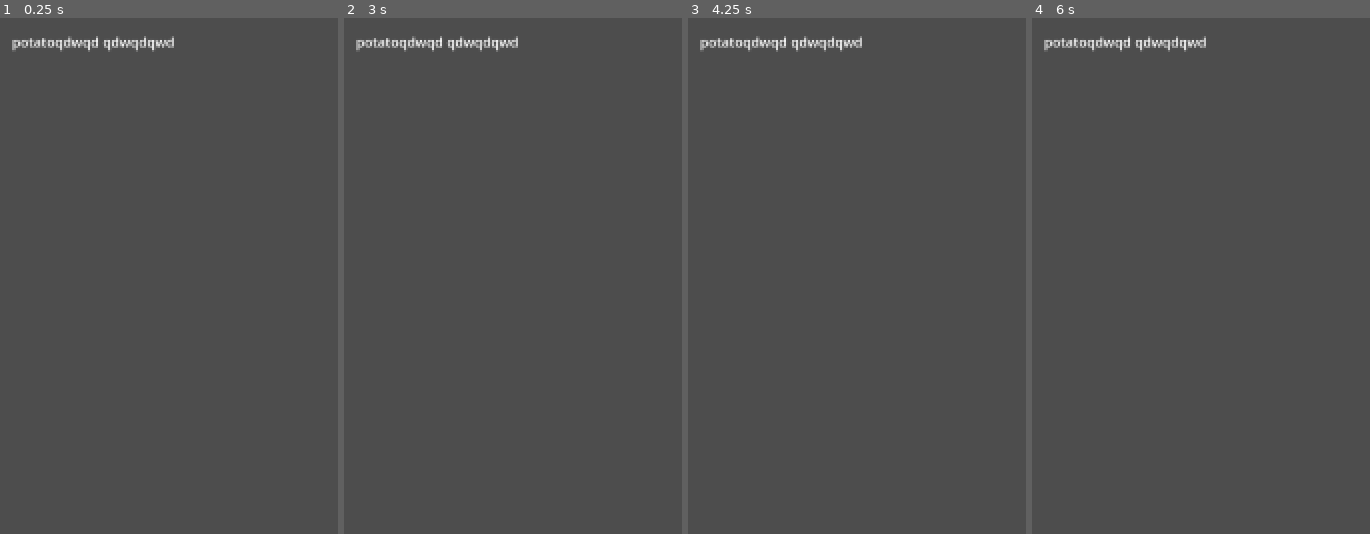
Above: before the commit, frames 1-4 (left to right).
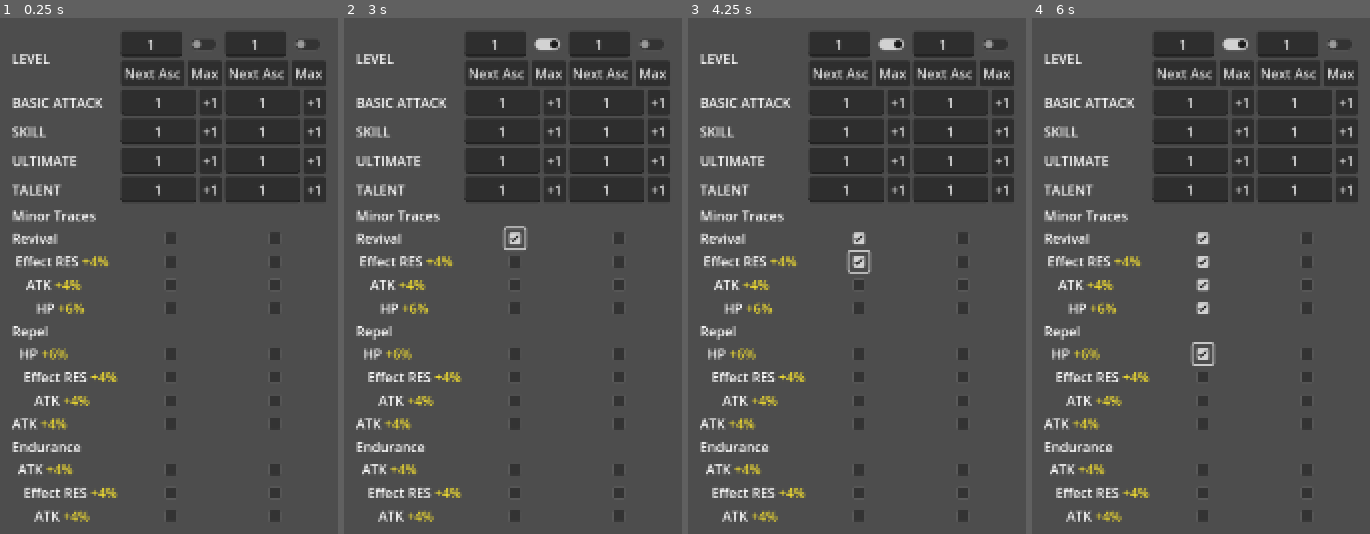
Above: after the commit, the same moments.

Repository: Rydahhhhhh/HoyoPlanner
Game: Godot game, scene res://Scenes/main.tscn
The game is run twice, just before and just after one commit, with the same random seed, the same clock (stepped at 60 frames per second) and the same inputs. The project has no main scene, so this scene is started directly.
Inputs (mouse positions are in pixels of both pictures, inside the frame that each line leads up to):
- Up to frame 1 (0.25 s): no input
- Up to frame 2 (3 s): click (546, 43) at 0.52 s; click (550, 74) at 1.25 s, where only the run after the commit has a clickable "Max"; click (553, 100) at 2 s, where only the run after the commit has a clickable "+1"; click (516, 239) at 2.77 s
- Up to frame 3 (4.25 s): click (860, 260) at 3.52 s
- Up to frame 4 (6 s): click (1204, 286) at 4.27 s; click (1204, 306) at 5.02 s; click (1204, 353) at 5.77 s

The runs differ from the first frame. In frame 1, 21% of the frame differs, in the area x 3-97%, y 2-98%; in frame 2, 21%; in frame 3, 21%; in frame 4, 21%.

Commit message:
Changes

Diff:
--- a/Scenes/main.tscn
+++ b/Scenes/main.tscn
@@ -1,7 +1,18 @@
-[gd_scene load_steps=3 format=3 uid="uid://dhs0i2qtjms88"]
+[gd_scene load_steps=6 format=3 uid="uid://dhs0i2qtjms88"]
 
 [ext_resource type="Script" path="res://Scripts/Scene/main.gd" id="1_5b6jg"]
 [ext_resource type="Script" path="res://Scripts/Global Nodes/EasyGrid.gd" id="2_mclmd"]
+
+[sub_resource type="SystemFont" id="SystemFont_xckqa"]
+font_names = PackedStringArray("Segoe UI")
+font_weight = 600
+
+[sub_resource type="SystemFont" id="SystemFont_ykitf"]
+font_names = PackedStringArray("Segoe UI")
+
+[sub_resource type="SystemFont" id="SystemFont_5wfhp"]
+font_names = PackedStringArray("Segoe UI")
+font_weight = 600
 
 [node name="Main" type="Control"]
 layout_mode = 3
@@ -16,25 +27,601 @@
 [node name="EasyGrid" type="HBoxContainer" parent="."]
 layout_mode = 0
 offset_left = 375.0
-offset_top = 135.0
-offset_right = 436.0
-offset_bottom = 158.0
+offset_top = 134.0
+offset_right = 784.0
+offset_bottom = 764.0
 script = ExtResource("2_mclmd")
 
 [node name="VBoxContainer" type="VBoxContainer" parent="EasyGrid"]
 layout_mode = 2
 
-[node name="Label" type="Label" parent="EasyGrid/VBoxContainer"]
-layout_mode = 2
-text = "potatoqdwqd"
+[node name="Level Row Label" type="Label" parent="EasyGrid/VBoxContainer"]
+custom_minimum_size = Vector2(0, 66)
+layout_mode = 2
+size_flags_horizontal = 0
+theme_override_fonts/font = SubResource("SystemFont_xckqa")
+text = "LEVEL"
+horizontal_alignment = 1
 vertical_alignment = 1
 
+[node name="BasicAttack Row Label" type="Label" parent="EasyGrid/VBoxContainer"]
+custom_minimum_size = Vector2(0, 31)
+layout_mode = 2
+size_flags_horizontal = 0
+theme_override_fonts/font = SubResource("SystemFont_xckqa")
+text = "BASIC ATTACK"
+horizontal_alignment = 1
+vertical_alignment = 1
+
+[node name="Skill Row Label" type="Label" parent="EasyGrid/VBoxContainer"]
+custom_minimum_size = Vector2(0, 31)
+layout_mode = 2
+size_flags_horizontal = 0
+theme_override_fonts/font = SubResource("SystemFont_xckqa")
+text = "SKILL"
+horizontal_alignment = 1
+vertical_alignment = 1
+
+[node name="Ultimate Row Label" type="Label" parent="EasyGrid/VBoxContainer"]
+custom_minimum_size = Vector2(0, 31)
+layout_mode = 2
+size_flags_horizontal = 0
+theme_override_fonts/font = SubResource("SystemFont_xckqa")
+text = "ULTIMATE"
+horizontal_alignment = 1
+vertical_alignment = 1
+
+[node name="Talent Row Label" type="Label" parent="EasyGrid/VBoxContainer"]
+custom_minimum_size = Vector2(0, 31)
+layout_mode = 2
+size_flags_horizontal = 0
+theme_override_fonts/font = SubResource("SystemFont_xckqa")
+text = "TALENT"
+horizontal_alignment = 1
+vertical_alignment = 1
+
+[node name="Minor Traces" type="RichTextLabel" parent="EasyGrid/VBoxContainer"]
+custom_minimum_size = Vector2(0, 23)
+layout_mode = 2
+size_flags_horizontal = 0
+size_flags_vertical = 4
+theme_override_fonts/normal_font = SubResource("SystemFont_ykitf")
+theme_override_fonts/bold_font = SubResource("SystemFont_5wfhp")
+bbcode_enabled = true
+text = "Minor Traces
+"
+fit_content = true
+scroll_active = false
+autowrap_mode = 0
+
+[node name="Passive 1" type="RichTextLabel" parent="EasyGrid/VBoxContainer"]
+clip_contents = false
+custom_minimum_size = Vector2(0, 24)
+layout_mode = 2
+size_flags_horizontal = 0
+size_flags_vertical = 4
+theme_override_fonts/normal_font = SubResource("SystemFont_ykitf")
+theme_override_fonts/bold_font = SubResource("SystemFont_5wfhp")
+bbcode_enabled = true
+text = "[b]Revival"
+fit_content = true
+scroll_active = false
+autowrap_mode = 0
+
+[node name="SubStat1" type="RichTextLabel" parent="EasyGrid/VBoxContainer"]
+custom_minimum_size = Vector2(117, 24)
+layout_mode = 2
+size_flags_horizontal = 0
+size_flags_vertical = 4
+theme_override_fonts/normal_font = SubResource("SystemFont_ykitf")
+theme_override_fonts/bold_font = SubResource("SystemFont_5wfhp")
+bbcode_enabled = true
+text = "[right]Effect RES [color=efdb32]+4%"
+fit_content = true
+scroll_active = false
+autowrap_mode = 0
+
+[node name="SubStat2" type="RichTextLabel" parent="EasyGrid/VBoxContainer"]
+custom_minimum_size = Vector2(84, 24)
+layout_mode = 2
+size_flags_horizontal = 0
+size_flags_vertical = 4
+theme_override_fonts/normal_font = SubResource("SystemFont_ykitf")
+theme_override_fonts/bold_font = SubResource("SystemFont_5wfhp")
+bbcode_enabled = true
+text = "[right]ATK [color=efdb32]+4%"
+fit_content = true
+scroll_active = false
+autowrap_mode = 0
+
+[node name="SubStat3" type="RichTextLabel" parent="EasyGrid/VBoxContainer"]
+custom_minimum_size = Vector2(88, 24)
+layout_mode = 2
+size_flags_horizontal = 0
+size_flags_vertical = 4
+theme_override_fonts/normal_font = SubResource("SystemFont_ykitf")
+theme_override_fonts/bold_font = SubResource("SystemFont_5wfhp")
+bbcode_enabled = true
+text = "[right]HP [color=efdb32]+6%"
+fit_content = true
+scroll_active = false
+autowrap_mode = 0
+
+[node name="Passive2" type="RichTextLabel" parent="EasyGrid/VBoxContainer"]
+custom_minimum_size = Vector2(0, 23)
+layout_mode = 2
+size_flags_horizontal = 0
+size_flags_vertical = 4
+theme_override_fonts/normal_font = SubResource("SystemFont_ykitf")
+theme_override_fonts/bold_font = SubResource("SystemFont_5wfhp")
+bbcode_enabled = true
+text = "[b]Repel"
+fit_content = true
+scroll_active = false
+autowrap_mode = 0
+
+[node name="SubStat4" type="RichTextLabel" parent="EasyGrid/VBoxContainer"]
+custom_minimum_size = Vector2(68, 24)
+layout_mode = 2
+size_flags_horizontal = 0
+size_flags_vertical = 4
+theme_override_fonts/normal_font = SubResource("SystemFont_ykitf")
+theme_override_fonts/bold_font = SubResource("SystemFont_5wfhp")
+bbcode_enabled = true
+text = "[right]HP [color=efdb32]+6%"
+fit_content = true
+scroll_active = false
+autowrap_mode = 0
+
+[node name="SubStat5" type="RichTextLabel" parent="EasyGrid/VBoxContainer"]
+custom_minimum_size = Vector2(127, 24)
+layout_mode = 2
+size_flags_horizontal = 0
+size_flags_vertical = 4
+theme_override_fonts/normal_font = SubResource("SystemFont_ykitf")
+theme_override_fonts/bold_font = SubResource("SystemFont_5wfhp")
+bbcode_enabled = true
+text = "[right]Effect RES [color=efdb32]+4%"
+fit_content = true
+scroll_active = false
+autowrap_mode = 0
+
+[node name="SubStat6" type="RichTextLabel" parent="EasyGrid/VBoxContainer"]
+custom_minimum_size = Vector2(94, 24)
+layout_mode = 2
+size_flags_horizontal = 0
+size_flags_vertical = 4
+theme_override_fonts/normal_font = SubResource("SystemFont_ykitf")
+theme_override_fonts/bold_font = SubResource("SystemFont_5wfhp")
+bbcode_enabled = true
+text = "[right]ATK [color=efdb32]+4%"
+fit_content = true
+scroll_active = false
+autowrap_mode = 0
+
+[node name="SubStat7" type="RichTextLabel" parent="EasyGrid/VBoxContainer"]
+custom_minimum_size = Vector2(0, 24)
+layout_mode = 2
+size_flags_horizontal = 0
+size_flags_vertical = 4
+theme_override_fonts/normal_font = SubResource("SystemFont_ykitf")
+theme_override_fonts/bold_font = SubResource("SystemFont_5wfhp")
+bbcode_enabled = true
+text = "[right]ATK [color=efdb32]+4%"
+fit_content = true
+scroll_active = false
+autowrap_mode = 0
+
+[node name="Passive3" type="RichTextLabel" parent="EasyGrid/VBoxContainer"]
+custom_minimum_size = Vector2(0, 23)
+layout_mode = 2
+size_flags_horizontal = 0
+size_flags_vertical = 4
+theme_override_fonts/normal_font = SubResource("SystemFont_ykitf")
+theme_override_fonts/bold_font = SubResource("SystemFont_5wfhp")
+bbcode_enabled = true
+text = "[b]Endurance"
+fit_content = true
+scroll_active = false
+autowrap_mode = 0
+
+[node name="SubStat8" type="RichTextLabel" parent="EasyGrid/VBoxContainer"]
+custom_minimum_size = Vector2(74, 24)
+layout_mode = 2
+size_flags_horizontal = 0
+size_flags_vertical = 4
+theme_override_fonts/normal_font = SubResource("SystemFont_ykitf")
+theme_override_fonts/bold_font = SubResource("SystemFont_5wfhp")
+bbcode_enabled = true
+text = "[right]ATK [color=efdb32]+4%"
+fit_content = true
+scroll_active = false
+autowrap_mode = 0
+
+[node name="SubStat9" type="RichTextLabel" parent="EasyGrid/VBoxContainer"]
+custom_minimum_size = Vector2(127, 24)
+layout_mode = 2
+size_flags_horizontal = 0
+size_flags_vertical = 4
+theme_override_fonts/normal_font = SubResource("SystemFont_ykitf")
+theme_override_fonts/bold_font = SubResource("SystemFont_5wfhp")
+bbcode_enabled = true
+text = "[right]Effect RES [color=efdb32]+4%"
+fit_content = true
+scroll_active = false
+autowrap_mode = 0
+
+[node name="SubStat10" type="RichTextLabel" parent="EasyGrid/VBoxContainer"]
+custom_minimum_size = Vector2(94, 24)
+layout_mode = 2
+size_flags_horizontal = 0
+size_flags_vertical = 4
+theme_override_fonts/normal_font = SubResource("SystemFont_ykitf")
+theme_override_fonts/bold_font = SubResource("SystemFont_5wfhp")
+bbcode_enabled = true
+text = "[right]ATK [color=efdb32]+4%"
+fit_content = true
+scroll_active = false
+autowrap_mode = 0
+
 [node name="VBoxContainer2" type="VBoxContainer" parent="EasyGrid"]
 layout_mode = 2
 
-[node name="Label" type="Label" parent="EasyGrid/VBoxContainer2"]
-layout_mode = 2
-text = "qdwqdqwd"
+[node name="LevelSelect" type="VBoxContainer" parent="EasyGrid/VBoxContainer2"]
+custom_minimum_size = Vector2(0, 66)
+layout_mode = 2
+size_flags_horizontal = 5
+
+[node name="LevelSelectRow1" type="HBoxContainer" parent="EasyGrid/VBoxContainer2/LevelSelect"]
+layout_mode = 2
+
+[node name="LevelSelectInput" type="LineEdit" parent="EasyGrid/VBoxContainer2/LevelSelect/LevelSelectRow1"]
+layout_mode = 2
+size_flags_horizontal = 3
+text = "1"
+alignment = 1
+
+[node name="LevelSelectAscCheckBtn" type="CheckButton" parent="EasyGrid/VBoxContainer2/LevelSelect/LevelSelectRow1"]
+layout_mode = 2
+
+[node name="LevelSelectRow2" type="HBoxContainer" parent="EasyGrid/VBoxContainer2/LevelSelect"]
+layout_mode = 2
+
+[node name="LevelSelectNextAsc" type="Button" parent="EasyGrid/VBoxContainer2/LevelSelect/LevelSelectRow2"]
+layout_mode = 2
+size_flags_horizontal = 3
+text = "Next Asc"
+
+[node name="LevelSelectMax" type="Button" parent="EasyGrid/VBoxContainer2/LevelSelect/LevelSelectRow2"]
+layout_mode = 2
+size_flags_horizontal = 3
+text = "Max"
+
+[node name="LevelSelectHover" type="Button" parent="EasyGrid/VBoxContainer2/LevelSelect/LevelSelectRow2"]
+visible = false
+layout_mode = 2
+size_flags_horizontal = 3
+text = "Hover"
+
+[node name="LevelSelect Container2" type="VBoxContainer" parent="EasyGrid/VBoxContainer2"]
+custom_minimum_size = Vector2(0, 31)
+layout_mode = 2
+size_flags_horizontal = 5
+
+[node name="VBoxContainer" type="HBoxContainer" parent="EasyGrid/VBoxContainer2/LevelSelect Container2"]
+layout_mode = 2
+
+[node name="LineEdit" type="LineEdit" parent="EasyGrid/VBoxContainer2/LevelSelect Container2/VBoxContainer"]
+layout_mode = 2
+size_flags_horizontal = 3
+text = "1"
+alignment = 1
+
+[node name="CheckButton" type="Button" parent="EasyGrid/VBoxContainer2/LevelSelect Container2/VBoxContainer"]
+layout_mode = 2
+text = "+1"
+
+[node name="LevelSelect Container3" type="VBoxContainer" parent="EasyGrid/VBoxContainer2"]
+custom_minimum_size = Vector2(0, 31)
+layout_mode = 2
+size_flags_horizontal = 5
+
+[node name="VBoxContainer" type="HBoxContainer" parent="EasyGrid/VBoxContainer2/LevelSelect Container3"]
+layout_mode = 2
+
+[node name="LineEdit" type="LineEdit" parent="EasyGrid/VBoxContainer2/LevelSelect Container3/VBoxContainer"]
+layout_mode = 2
+size_flags_horizontal = 3
+text = "1"
+alignment = 1
+
+[node name="CheckButton" type="Button" parent="EasyGrid/VBoxContainer2/LevelSelect Container3/VBoxContainer"]
+layout_mode = 2
+text = "+1"
+
+[node name="LevelSelect Container4" type="VBoxContainer" parent="EasyGrid/VBoxContainer2"]
+custom_minimum_size = Vector2(0, 31)
+layout_mode = 2
+size_flags_horizontal = 5
+
+[node name="VBoxContainer" type="HBoxContainer" parent="EasyGrid/VBoxContainer2/LevelSelect Container4"]
+layout_mode = 2
+
+[node name="LineEdit" type="LineEdit" parent="EasyGrid/VBoxContainer2/LevelSelect Container4/VBoxContainer"]
+layout_mode = 2
+size_flags_horizontal = 3
+text = "1"
+alignment = 1
+
+[node name="CheckButton" type="Button" parent="EasyGrid/VBoxContainer2/LevelSelect Container4/VBoxContainer"]
+layout_mode = 2
+text = "+1"
+
+[node name="LevelSelect Container5" type="VBoxContainer" parent="EasyGrid/VBoxContainer2"]
+custom_minimum_size = Vector2(0, 31)
+layout_mode = 2
+size_flags_horizontal = 5
+
+[node name="VBoxContainer" type="HBoxContainer" parent="EasyGrid/VBoxContainer2/LevelSelect Container5"]
+layout_mode = 2
+
+[node name="LineEdit" type="LineEdit" parent="EasyGrid/VBoxContainer2/LevelSelect Container5/VBoxContainer"]
+layout_mode = 2
+size_flags_horizontal = 3
+text = "1"
+alignment = 1
+
+[node name="CheckButton" type="Button" parent="EasyGrid/VBoxContainer2/LevelSelect Container5/VBoxContainer"]
+layout_mode = 2
+text = "+1"
+
+[node name="Spacing" type="Control" parent="EasyGrid/VBoxContainer2"]
+custom_minimum_size = Vector2(0, 23)
+layout_mode = 2
+size_flags_horizontal = 4
+
+[node name="CheckBox" type="CheckBox" parent="EasyGrid/VBoxContainer2"]
+custom_minimum_size = Vector2(0, 24)
+layout_mode = 2
+size_flags_horizontal = 4
+icon_alignment = 1
+
+[node name="CheckBox2" type="CheckBox" parent="EasyGrid/VBoxContainer2"]
+custom_minimum_size = Vector2(0, 24)
+layout_mode = 2
+size_flags_horizontal = 4
+icon_alignment = 1
+
+[node name="CheckBox3" type="CheckBox" parent="EasyGrid/VBoxContainer2"]
+custom_minimum_size = Vector2(0, 24)
+layout_mode = 2
+size_flags_horizontal = 4
+icon_alignment = 1
+
+[node name="CheckBox11" type="CheckBox" parent="EasyGrid/VBoxContainer2"]
+custom_minimum_size = Vector2(0, 24)
+layout_mode = 2
+size_flags_horizontal = 4
+icon_alignment = 1
+
+[node name="Spacing2" type="Control" parent="EasyGrid/VBoxContainer2"]
+custom_minimum_size = Vector2(0, 23)
+layout_mode = 2
+size_flags_horizontal = 4
+
+[node name="CheckBox4" type="CheckBox" parent="EasyGrid/VBoxContainer2"]
+custom_minimum_size = Vector2(0, 24)
+layout_mode = 2
+size_flags_horizontal = 4
+
+[node name="CheckBox5" type="CheckBox" parent="EasyGrid/VBoxContainer2"]
+custom_minimum_size = Vector2(0, 24)
+layout_mode = 2
+size_flags_horizontal = 4
+
+[node name="CheckBox6" type="CheckBox" parent="EasyGrid/VBoxContainer2"]
+custom_minimum_size = Vector2(0, 24)
+layout_mode = 2
+size_flags_horizontal = 4
+
+[node name="CheckBox7" type="CheckBox" parent="EasyGrid/VBoxContainer2"]
+custom_minimum_size = Vector2(0, 24)
+layout_mode = 2
+size_flags_horizontal = 4
+
+[node name="Control3" type="Control" parent="EasyGrid/VBoxContainer2"]
+custom_minimum_size = Vector2(0, 23)
+layout_mode = 2
+size_flags_horizontal = 4
+
+[node name="CheckBox8" type="CheckBox" parent="EasyGrid/VBoxContainer2"]
+custom_minimum_size = Vector2(0, 24)
+layout_mode = 2
+size_flags_horizontal = 4
+
+[node name="CheckBox9" type="CheckBox" parent="EasyGrid/VBoxContainer2"]
+custom_minimum_size = Vector2(0, 24)
+layout_mode = 2
+size_flags_horizontal = 4
+
+[node name="CheckBox10" type="CheckBox" parent="EasyGrid/VBoxContainer2"]
+custom_minimum_size = Vector2(0, 24)
+layout_mode = 2
+size_flags_horizontal = 4
 
 [node name="VBoxContainer3" type="VBoxContainer" parent="EasyGrid"]
 layout_mode = 2
+
+[node name="LevelSelect" type="VBoxContainer" parent="EasyGrid/VBoxContainer3"]
+custom_minimum_size = Vector2(0, 66)
+layout_mode = 2
+
+[node name="LevelSelectRow1" type="HBoxContainer" parent="EasyGrid/VBoxContainer3/LevelSelect"]
+layout_mode = 2
+
+[node name="LevelSelectInput" type="LineEdit" parent="EasyGrid/VBoxContainer3/LevelSelect/LevelSelectRow1"]
+layout_mode = 2
+size_flags_horizontal = 3
+text = "1"
+alignment = 1
+
+[node name="LevelSelectAscCheckBtn" type="CheckButton" parent="EasyGrid/VBoxContainer3/LevelSelect/LevelSelectRow1"]
+layout_mode = 2
+
+[node name="LevelSelectRow2" type="HBoxContainer" parent="EasyGrid/VBoxContainer3/LevelSelect"]
+layout_mode = 2
+
+[node name="LevelSelectNextAsc" type="Button" parent="EasyGrid/VBoxContainer3/LevelSelect/LevelSelectRow2"]
+layout_mode = 2
+size_flags_horizontal = 3
+text = "Next Asc"
+
+[node name="LevelSelectMax" type="Button" parent="EasyGrid/VBoxContainer3/LevelSelect/LevelSelectRow2"]
+layout_mode = 2
+size_flags_horizontal = 3
+text = "Max"
+
+[node name="LevelSelectHover" type="Button" parent="EasyGrid/VBoxContainer3/LevelSelect/LevelSelectRow2"]
+visible = false
+layout_mode = 2
+size_flags_horizontal = 3
+text = "Hover"
+
+[node name="LevelSelect Container2" type="VBoxContainer" parent="EasyGrid/VBoxContainer3"]
+custom_minimum_size = Vector2(0, 31)
+layout_mode = 2
+
+[node name="VBoxContainer" type="HBoxContainer" parent="EasyGrid/VBoxContainer3/LevelSelect Container2"]
+layout_mode = 2
+
+[node name="LineEdit" type="LineEdit" parent="EasyGrid/VBoxContainer3/LevelSelect Container2/VBoxContainer"]
+layout_mode = 2
+size_flags_horizontal = 3
+text = "1"
+alignment = 1
+
+[node name="CheckButton" type="Button" parent="EasyGrid/VBoxContainer3/LevelSelect Container2/VBoxContainer"]
+layout_mode = 2
+text = "+1"
+
+[node name="LevelSelect Container3" type="VBoxContainer" parent="EasyGrid/VBoxContainer3"]
+custom_minimum_size = Vector2(0, 31)
+layout_mode = 2
+
+[node name="VBoxContainer" type="HBoxContainer" parent="EasyGrid/VBoxContainer3/LevelSelect Container3"]
+layout_mode = 2
+
+[node name="LineEdit" type="LineEdit" parent="EasyGrid/VBoxContainer3/LevelSelect Container3/VBoxContainer"]
+layout_mode = 2
+size_flags_horizontal = 3
+text = "1"
+alignment = 1
+
+[node name="CheckButton" type="Button" parent="EasyGrid/VBoxContainer3/LevelSelect Container3/VBoxContainer"]
+layout_mode = 2
+text = "+1"
+
+[node name="LevelSelect Container4" type="VBoxContainer" parent="EasyGrid/VBoxContainer3"]
+custom_minimum_size = Vector2(0, 31)
+layout_mode = 2
+
+[node name="VBoxContainer" type="HBoxContainer" parent="EasyGrid/VBoxContainer3/LevelSelect Container4"]
+layout_mode = 2
+
+[node name="LineEdit" type="LineEdit" parent="EasyGrid/VBoxContainer3/LevelSelect Container4/VBoxContainer"]
+layout_mode = 2
+size_flags_horizontal = 3
+text = "1"
+alignment = 1
+
+[node name="CheckButton" type="Button" parent="EasyGrid/VBoxContainer3/LevelSelect Container4/VBoxContainer"]
+layout_mode = 2
+text = "+1"
+
+[node name="LevelSelect Container5" type="VBoxContainer" parent="EasyGrid/VBoxContainer3"]
+custom_minimum_size = Vector2(0, 31)
+layout_mode = 2
+
+[node name="VBoxContainer" type="HBoxContainer" parent="EasyGrid/VBoxContainer3/LevelSelect Container5"]
+layout_mode = 2
+
+[node name="LineEdit" type="LineEdit" parent="EasyGrid/VBoxContainer3/LevelSelect Container5/VBoxContainer"]
+layout_mode = 2
+size_flags_horizontal = 3
+text = "1"
+alignment = 1
+
+[node name="CheckButton" type="Button" parent="EasyGrid/VBoxContainer3/LevelSelect Container5/VBoxContainer"]
+layout_mode = 2
+text = "+1"
+
+[node name="Control" type="Control" parent="EasyGrid/VBoxContainer3"]
+custom_minimum_size = Vector2(0, 23)
+layout_mode = 2
+
+[node name="CheckBox" type="CheckBox" parent="EasyGrid/VBoxContainer3"]
+custom_minimum_size = Vector2(0, 24)
+layout_mode = 2
+size_flags_horizontal = 4
+icon_alignment = 1
+
+[node name="CheckBox2" type="CheckBox" parent="EasyGrid/VBoxContainer3"]
+custom_minimum_size = Vector2(0, 24)
+layout_mode = 2
+size_flags_horizontal = 4
+icon_alignment = 1
+
+[node name="CheckBox3" type="CheckBox" parent="EasyGrid/VBoxContainer3"]
+custom_minimum_size = Vector2(0, 24)
+layout_mode = 2
+size_flags_horizontal = 4
+icon_alignment = 1
+
+[node name="CheckBox11" type="CheckBox" parent="EasyGrid/VBoxContainer3"]
+custom_minimum_size = Vector2(0, 24)
+layout_mode = 2
+size_flags_horizontal = 4
+icon_alignment = 1
+
+[node name="Control2" type="Control" parent="EasyGrid/VBoxContainer3"]
+custom_minimum_size = Vector2(0, 23)
+layout_mode = 2
+
+[node name="CheckBox4" type="CheckBox" parent="EasyGrid/VBoxContainer3"]
+custom_minimum_size = Vector2(0, 24)
+layout_mode = 2
+size_flags_horizontal = 4
+
+[node name="CheckBox5" type="CheckBox" parent="EasyGrid/VBoxContainer3"]
+custom_minimum_size = Vector2(0, 24)
+layout_mode = 2
+size_flags_horizontal = 4
+
+[node name="CheckBox6" type="CheckBox" parent="EasyGrid/VBoxContainer3"]
+custom_minimum_size = Vector2(0, 24)
+layout_mode = 2
+size_flags_horizontal = 4
+
+[node name="CheckBox7" type="CheckBox" parent="EasyGrid/VBoxContainer3"]
+custom_minimum_size = Vector2(0, 24)
+layout_mode = 2
+size_flags_horizontal = 4
+
+[node name="Control3" type="Control" parent="EasyGrid/VBoxContainer3"]
+custom_minimum_size = Vector2(0, 23)
+layout_mode = 2
+
+[node name="CheckBox8" type="CheckBox" parent="EasyGrid/VBoxContainer3"]
+custom_minimum_size = Vector2(0, 24)
+layout_mode = 2
+size_flags_horizontal = 4
+
+[node name="CheckBox9" type="CheckBox" parent="EasyGrid/VBoxContainer3"]
+custom_minimum_size = Vector2(0, 24)
+layout_mode = 2
+size_flags_horizontal = 4
+
+[node name="CheckBox10" type="CheckBox" parent="EasyGrid/VBoxContainer3"]
+custom_minimum_size = Vector2(0, 24)
+layout_mode = 2
+size_flags_horizontal = 4
--- a/Scripts/Global Nodes/EasyGrid.gd
+++ b/Scripts/Global Nodes/EasyGrid.gd
@@ -4,6 +4,12 @@
 var row_minh = {}
 
 func _ready() -> void:
+	if not is_config_correct():
+		return
+
+	#for vbox: VBoxContainer in get_children():
+		#vbox.sort_children.connect(re_sort_children.bind('s'))
+
 	return
 
 func _get_configuration_warnings() -> PackedStringArray:
@@ -12,20 +18,33 @@
 			return ["Children must of VBoxContainer type"]
 	return []
 
+
+func re_sort_children(s = ""):
+	print(s)
+	if not is_config_correct():
+		return
+
+	row_minh = {}
+
+	for vbox: VBoxContainer in get_children():
+		for i in vbox.get_child_count():
+			var ms = vbox.get_child(i).get_minimum_size()
+			row_minh[i] = max(ms.y, row_minh.get(i, 0))
+
+	for vbox: VBoxContainer in get_children():
+		for child in vbox.get_children():
+			child.custom_minimum_size.y = row_minh[child.get_index()]
+
 func _notification(what: int) -> void:
 	match what:
 		NOTIFICATION_SORT_CHILDREN:
-			update_configuration_warnings()
-			if _get_configuration_warnings():
-				return
+			re_sort_children()
 
-			row_minh = {}
-
-			for vbox: VBoxContainer in get_children():
-				for i in vbox.get_child_count():
-					var ms = vbox.get_child(i).get_combined_minimum_size()
-					row_minh[i] = max(ms.y, row_minh.get(i, 0))
-
-			for vbox: VBoxContainer in get_children():
-				for child in vbox.get_children():
-					child.size.y = row_minh[child.get_index()]
+func is_config_correct():
+	update_configuration_warnings()
+	var warnings = _get_configuration_warnings()
+	if warnings:
+		if not Engine.is_editor_hint():
+			push_error(warnings[0])
+		return false
+	return true
